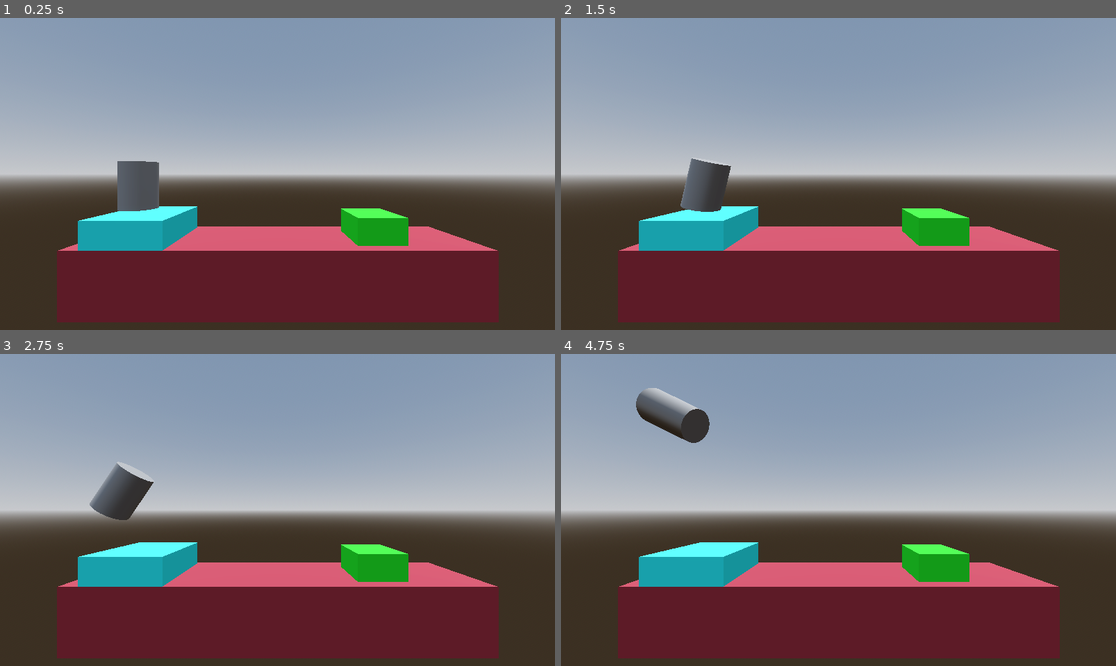
Above: before the commit, frames 1-4 (two rows, left to right).
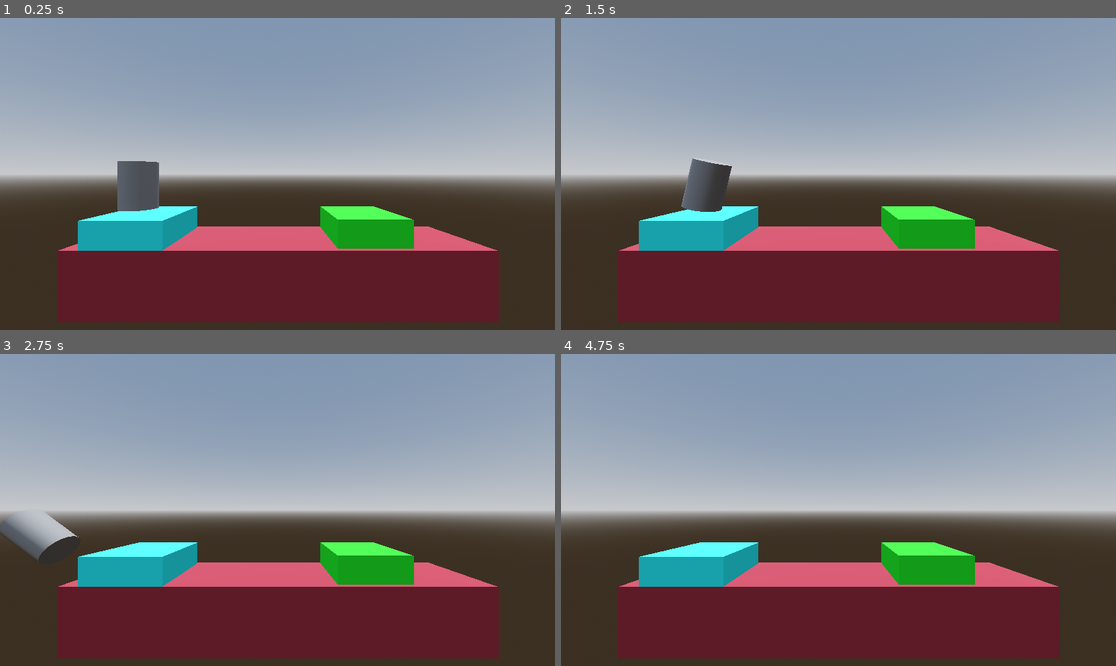
Above: after the commit, the same moments.

Repository: Dharshz/Project-Boost
Game: Godot game, scene res://main.tscn
The game is run twice, just before and just after one commit, with the same random seed, the same clock (stepped at 60 frames per second) and the same inputs.
Inputs:
- Up to frame 1 (0.25 s): no input
- Up to frame 2 (1.5 s): tap Enter (ui_accept) at 0.5, 1.35 s; hold Right (ui_right) 0.53-1.28 s; hold Enter (ui_accept) 0.53-1.28 s; hold Left (ui_left) from 1.28 s (still down)
- Up to frame 3 (2.75 s): tap Enter (ui_accept) at 1.52, 1.82 s; release Left (ui_left) at 2.03 s; hold Right (ui_right) from 2.03 s (still down); hold Enter (ui_accept) from 2.03 s (still down)
- Up to frame 4 (4.75 s): release Enter (ui_accept) at 2.78 s; tap Enter (ui_accept) at 2.85, 3.02, 3.32, 4.35, 4.52 s; release Right (ui_right) at 3.53 s; hold Enter (ui_accept) 3.53-4.28 s; hold Left (ui_left) from 3.53 s (still down)

The runs differ from the first frame. In frame 1, 0.8% of the frame differs, in the area x 57-75%, y 60-74%; in frame 2, 0.9%; in frame 3, 3.2%, in the area x 0-75%, y 34-74%; in frame 4, 2.2%.

Commit message:
added collison

Diff:
--- a/main.tscn
+++ b/main.tscn
@@ -29,7 +29,7 @@
 [node name="WorldEnvironment" type="WorldEnvironment" parent="."]
 environment = SubResource("Environment_86ra8")
 
-[node name="Floor" type="CSGBox3D" parent="."]
+[node name="Floor" type="CSGBox3D" parent="." groups=["Floor"]]
 transform = Transform3D(10.5051, 0, 0, 0, 1.69146, 0, 0, 0, 2.23007, 0, -0.406412, 0)
 material_override = SubResource("StandardMaterial3D_o2rog")
 use_collision = true
@@ -40,11 +40,11 @@
 use_collision = true
 size = Vector3(0.862518, 1, 1.52747)
 
-[node name="LandingPad" type="CSGBox3D" parent="."]
-transform = Transform3D(2.35168, 0, 0, 0, 1, 0, 0, 0, 1.38534, 2.68357, 0.650648, 0.0894012)
+[node name="LandingPad" type="CSGBox3D" parent="." groups=["Goal"]]
+transform = Transform3D(2.35168, 0, 0, 0, 1, 0, 0, 0, 1.38534, 2.39962, 0.650648, -0.0426306)
 material_override = SubResource("StandardMaterial3D_yq2mi")
 use_collision = true
-size = Vector3(0.545349, 1, 1)
+size = Vector3(0.786835, 1, 1.48334)
 
 [node name="Camera3D" type="Camera3D" parent="."]
 transform = Transform3D(1, 0, 0, 0, 1, 0, 0, 0, 1, -0.004, 2.269, 5.94483)
--- a/player.gd
+++ b/player.gd
@@ -1,6 +1,8 @@
 extends RigidBody3D
 
+@export_range(750, 3000) var thurst: float = 1000
 
+@export_range(-500, 500) var torque_thurst: float = 300
 # Called when the node enters the scene tree for the first time.
 func _ready() -> void:
 	pass # Replace with function body.
@@ -9,10 +11,17 @@
 # Called every frame. 'delta' is the elapsed time since the previous frame.
 func _process(delta: float) -> void:
 	if Input.is_action_pressed("ui_accept"):
-		apply_central_force(Vector3.UP * delta * 1000)
+		apply_central_force(basis.y * delta * thurst)
 
 	if Input.is_action_pressed("ui_left"):
-		apply_torque(Vector3(0, 0, 300.0 * delta))
+		apply_torque(Vector3(0, 0, torque_thurst * delta))
 
 	if Input.is_action_pressed("ui_right"):
-		apply_torque(Vector3(0, 0, -300.0 * delta))
+		apply_torque(Vector3(0, 0, -torque_thurst * delta))
+
+
+func _on_body_entered(body: Node) -> void:
+	if "Goal" in body.get_groups():
+		print("win")
+	if "Floor" in body.get_groups():
+		print("loss")
--- a/player.tscn
+++ b/player.tscn
@@ -11,6 +11,8 @@
 axis_lock_linear_z = true
 axis_lock_angular_x = true
 axis_lock_angular_y = true
+max_contacts_reported = 10
+contact_monitor = true
 linear_damp = 1.0
 angular_damp = 3.0
 script = ExtResource("1_odebq")
@@ -22,3 +24,5 @@
 [node name="CollisionShape3D" type="CollisionShape3D" parent="."]
 transform = Transform3D(1, 0, 0, 0, 1, 0, 0, 0, 1, 0, -0.514071, 0)
 shape = SubResource("CylinderShape3D_xyyia")
+
+[connection signal="body_entered" from="." to="." method="_on_body_entered"]
